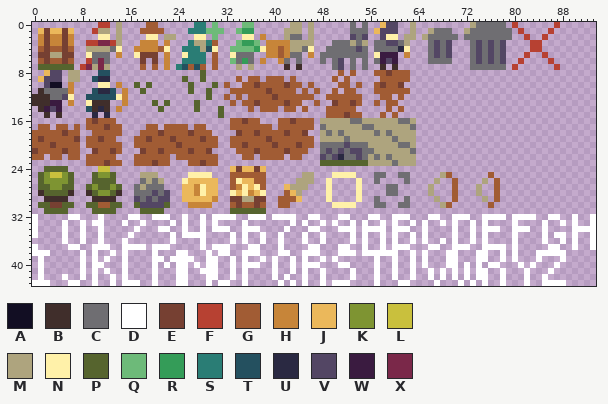
Pixel-art file: sprites.ase. This is how it looked before the edit.
94x44 pixels, 1 frame.
Visible layers, top first: "Small Pixel Font", "Characters", "Terrain".
Palette (. is transparent): A #120e23  B #402e2b  C #6f6e72  D #ffffff  E #764032  F #b74132  G #a15c34  H #c78539  J #ebb85b  K #7e9432  L #c9c03d  M #aea47e  N #fff1a9  P #56642e  Q #6dba79  R #349c58  S #2a7d75  T #24505f  U #2a2942  V #534664  W #3a1b40  X #7a2849
Pixels before (only the part around the change), first column x 58:
11 GGGGG.................
12 GG.G..................
13 .GG...................
14 .G.G..................
15 G.G...................
16 MMMCCM................
17 MMMMMC................
18 MCMMMM................
19 MMCMMM................
20 MMMCCM................
21 MMMMMC................
22 MCMMMM................
23 MMCMMM................
24 ......................
25 C..CC.....MG......G...
26 ....C....M..G....M.G..
27 .CC.....M...G...M..G..
28 .CC.....M...G...M..G..
29 ....C....M..G....M.G..
30 C..CC.....MG......G...
31 ......................
Once edited:
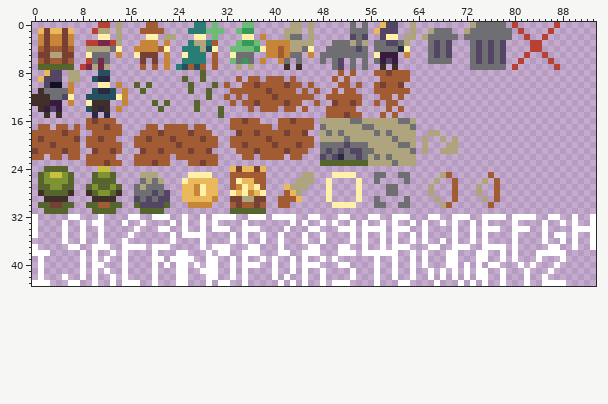
Change:
Changed rows in their new state; - is an unchanged pixel.
Layer "Terrain":
first column x 65:
18 -MM---
19 M--M-M
20 M---MM
21 M--MMM
Pixel boxes of the changes (left, top, right, bottom) in both pictures:
added: (422, 130, 458, 154)
